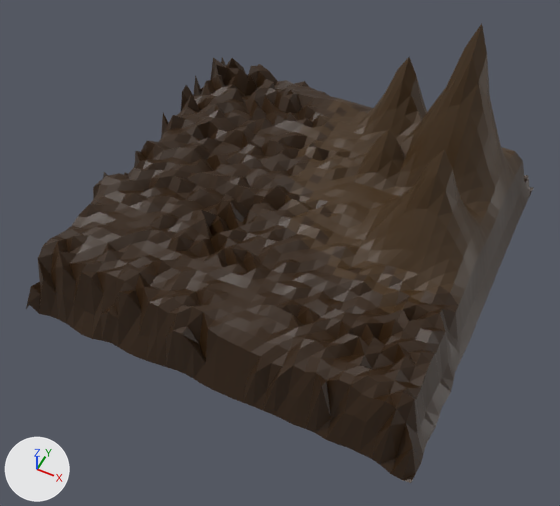
The Blender file VWorld/Assets/_Models/Earth/earth_landscape.blend as it was, and as the next commit left it.
Rendered twice from a 50 mm lens placed at (11.6, -25.4, 27.1), pointed at (0.6, -3.4, -0.5). The lights are fixed; the arrows at lower left show +X, +Y and +Z.
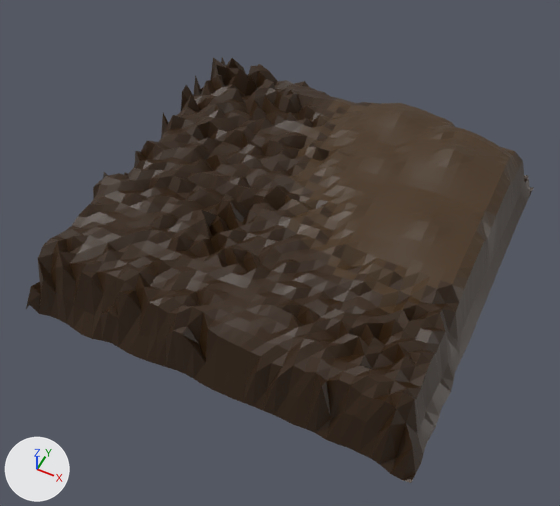
Boxes [x1, y1, x2, y2] around the edits, measured in the pictures (560 x 506 px; the box of a moved part takes in the faces that stretch with it):
'pPlane1', reshaped (7% shorter): before [26, 24, 534, 483]; after [26, 57, 534, 483]
part 1 of me_pplaneshape1, moved or reshaped: before [309, 24, 519, 339]; after [309, 101, 519, 339]

What changed in the scene script:
```text
Change me_pplaneshape1:
    used by ob_pplane1; location = (0.0, 0.0, 0.91); scale = (20.3, 20.3, 20.3)
    remove me_pplaneshape1.from_pydata(...)  # 1681 vertices, 1600 faces; spans x -0.503..0.499, y -0.503..0.497, z -0.234..0.385
    add me_pplaneshape1.from_pydata(...)  # 1681 vertices, 1600 faces; spans x -0.503..0.499, y -0.503..0.497, z -0.234..0.034
    me_pplaneshape1 part 1: 401 of 1681 vertices moved; they spanned x -0.026..0.451, y -0.177..0.45, z -0.1..0.385 and now span x -0.026..0.451, y -0.177..0.45, z -0.095..0.034; mean shift (0.0, 0.0, -0.034); largest move (0.3, 0.25, 0.385) -> (0.3, 0.25, 0.034)
```
